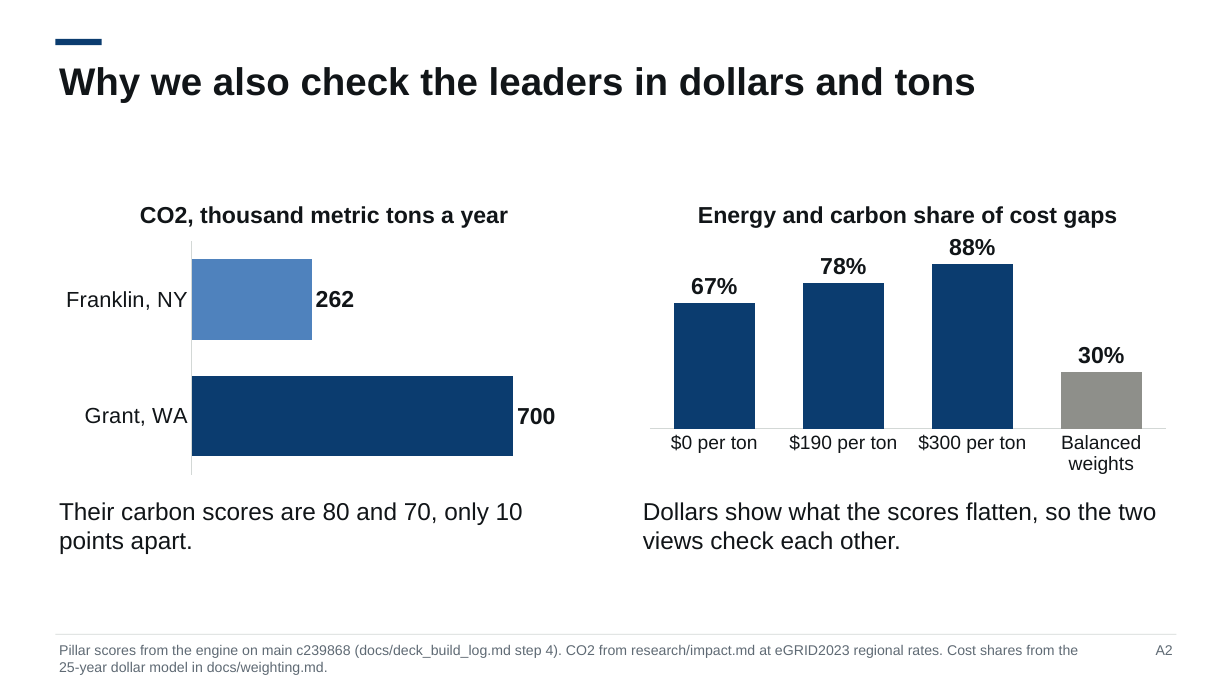
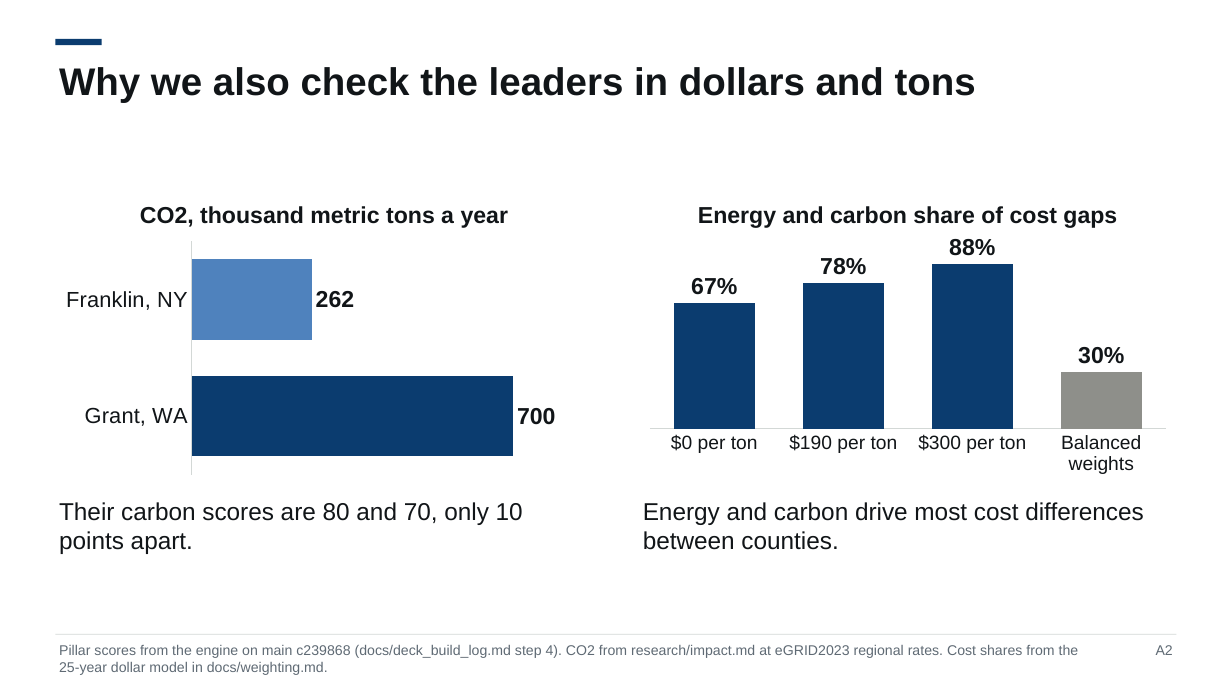
Before and after one commit to NeilKhandelwal/BAC-Hackathon, a slide deck: slide 10 of docs/deck/pitch_template.pptx (slide 11 before the commit). Drawn at 1232x693 pixels with LibreOffice and Linux fonts; fonts in the diff are those of the drawing. Boxes give left, top, right and bottom in pixels: in the first picture for what was removed or moved away, otherwise in the second. Text is boxed around its words. In the diff, an @@ line names an element or a change of style, - is before the commit and + after.

Commit message:
Finish round 2 of the deck after the advisor's review
Merge the risk and plan slides, add Whitman to the dollar comparison,
correct the grid carbon range, describe farmland as crops and pasture,
and record the round in the build log.

```diff
--- a/docs/deck/pitch_template.pptx
+++ b/docs/deck/pitch_template.pptx
@@ text at (643,502,1144,550): text changed @@
-Dollars show what the scores flatten, so the two views check each other.
+Energy and carbon drive most cost differences between counties.
```
Also in this commit, not shown: 8 other slides changed, 1 slide removed, 18 other files.
